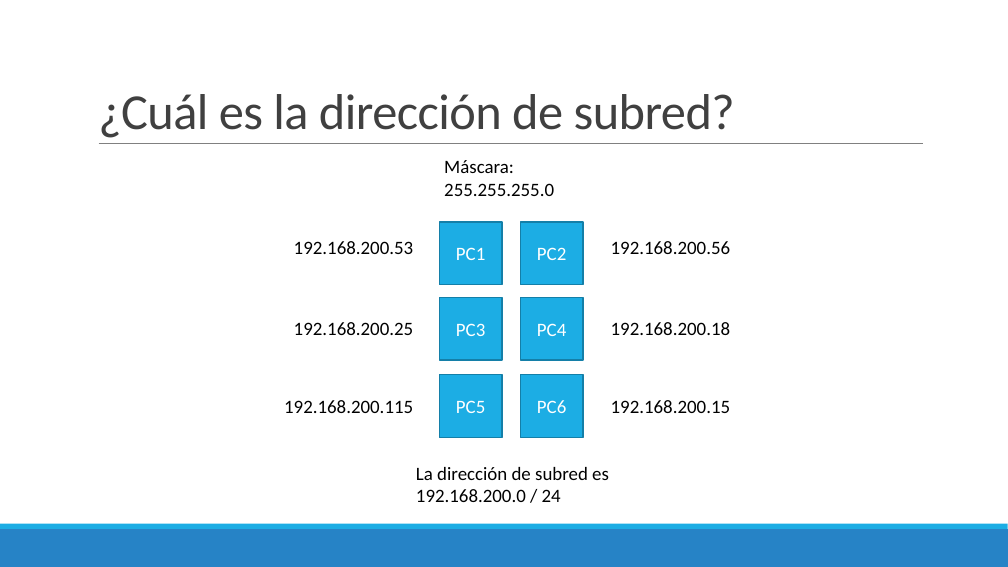
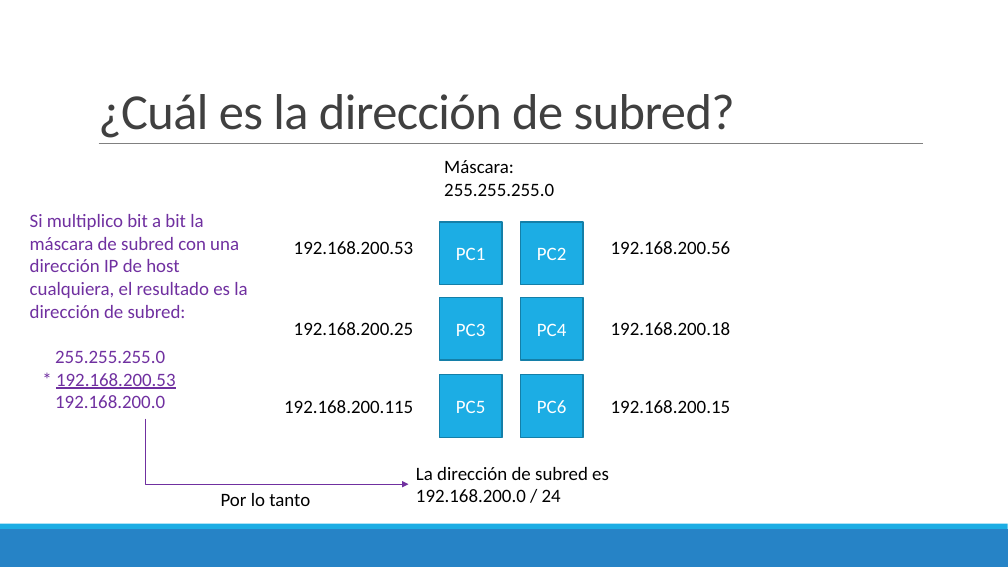
Before and after one commit to Domiciano/ProgramacionEnRed191, a slide deck: slide 17 of Semana 2/Presentación.pptx (slide 16 before the commit). Drawn at 1008x567 pixels with LibreOffice and Linux fonts; fonts in the diff are those of the drawing. Boxes give left, top, right and bottom in pixels: in the first picture for what was removed or moved away, otherwise in the second. Text is boxed around its words. In the diff, an @@ line names an element or a change of style, - is before the commit and + after.

Commit message:
Procedimientos para obtener máscaras de subred y las direcciones de red

```diff
--- a/Semana 2/Presentación.pptx
+++ b/Semana 2/Presentación.pptx
@@ text added at (30, 214, 247, 408), 18 pt, text #7030A0 @@
+Si multiplico bit a bit la máscara de subred con una dirección IP de host cualquiera, el resultado es la dirección de subred:
+255.255.255.0
+* 192.168.200.53
+192.168.200.0
@@ elbow arrow added from (145, 419) to (408, 485), #7030A0 1 pt @@
@@ text added at (221, 493, 310, 506), 18 pt, text #000000 @@
+Por lo tanto
```
Also in this commit, not shown: 1 other slide changed, 5 slides added, 2 other files.
